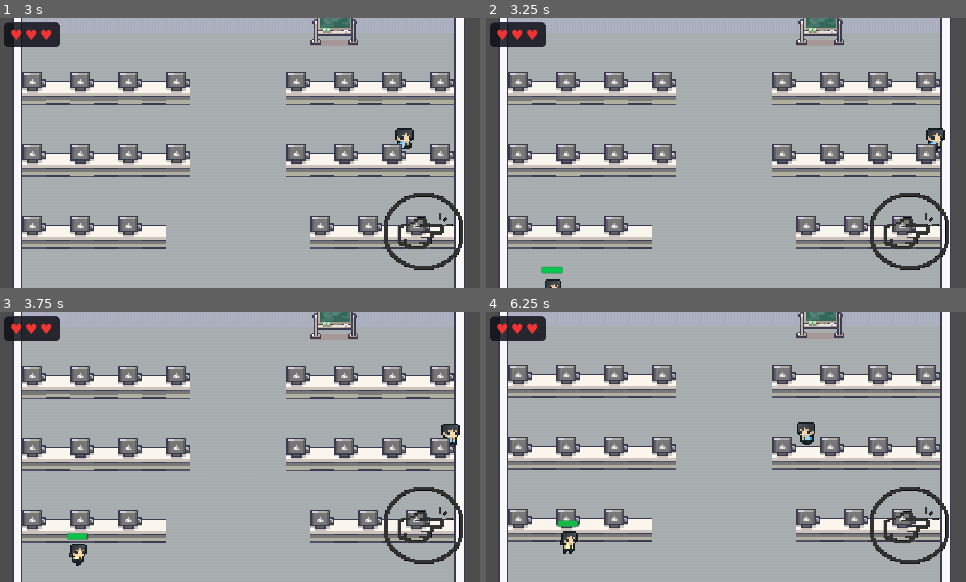
Above: before the commit, frames 1-4 (two rows, left to right).
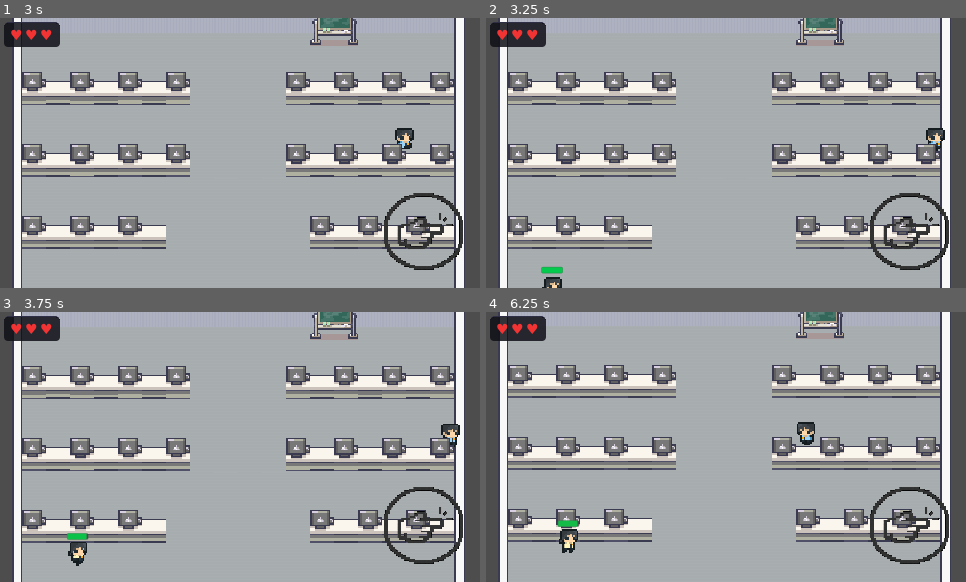
Above: after the commit, the same moments.

Repository: Raikosuu/Full-Tech-Panic_Public
Game: Godot game, scene res://scenes/main_menu.tscn
The game is run twice, just before and just after one commit, with the same random seed, the same clock (stepped at 60 frames per second) and the same inputs.
Inputs (mouse positions are in pixels of both pictures, inside the frame that each line leads up to):
- Up to frame 1 (3 s): click "Play" at 0.5 s; tap Enter at 1.25 s; move the mouse to (345, 139) at 1.27 s; hold D (move_right) 1.28-2 s; hold E (interact) 1.28-2 s; click (345, 139) at 1.42 s; tap Space at 1.52 s; drag from (144, 166) to (33, 117) at 2.02 s; move the mouse to (288, 93) at 2.77 s; hold D (move_right) from 2.78 s (still down); tap Z at 2.85 s
- Up to frame 2 (3.25 s): keep holding D (move_right)
- Up to frame 3 (3.75 s): release D (move_right) at 3.5 s; drag from (216, 501) to (81, 411) at 3.52 s
- Up to frame 4 (6.25 s): move the mouse to (870, 487) at 4.27 s; hold A (move_left) 4.28-5 s; tap Enter at 4.35 s; tap Space at 4.52 s; drag from (582, 406) to (879, 411) at 5.02 s; move the mouse to (750, 447) at 5.77 s; hold S (move_down) from 5.78 s (still down); hold E (interact) from 5.78 s (still down); click (750, 447) at 5.92 s

Frame 1 is identical in both runs. In frame 2, less than 0.1% of the frame differs, in the area x 11-16%, y 95-100%; in frame 3, 0.1%; in frame 4, 0.2%, in the area x 15-20%, y 80-90%.

Commit message:
adjusted npc size

Diff:
--- a/scenes/npc_1.tscn
+++ b/scenes/npc_1.tscn
@@ -171,9 +171,10 @@
 script = ExtResource("1_ttshn")
 
 [node name="AnimatedSprite2D" type="AnimatedSprite2D" parent="." unique_id=1986938942]
-position = Vector2(0, -9)
+position = Vector2(0, -10)
+scale = Vector2(1.0833334, 1.0833334)
 sprite_frames = SubResource("SpriteFrames_3hym5")
-animation = &"walk"
+animation = &"idle"
 autoplay = "idle"
 
 [node name="CollisionShape2D" type="CollisionShape2D" parent="." unique_id=1272164168]
--- a/scenes/npc_2.tscn
+++ b/scenes/npc_2.tscn
@@ -171,7 +171,8 @@
 script = ExtResource("1_23bb0")
 
 [node name="AnimatedSprite2D" type="AnimatedSprite2D" parent="." unique_id=1538456434]
-position = Vector2(0, -9)
+position = Vector2(0, -10)
+scale = Vector2(1.0833334, 1.0833334)
 sprite_frames = SubResource("SpriteFrames_i1540")
 animation = &"idle"
 autoplay = "idle"
